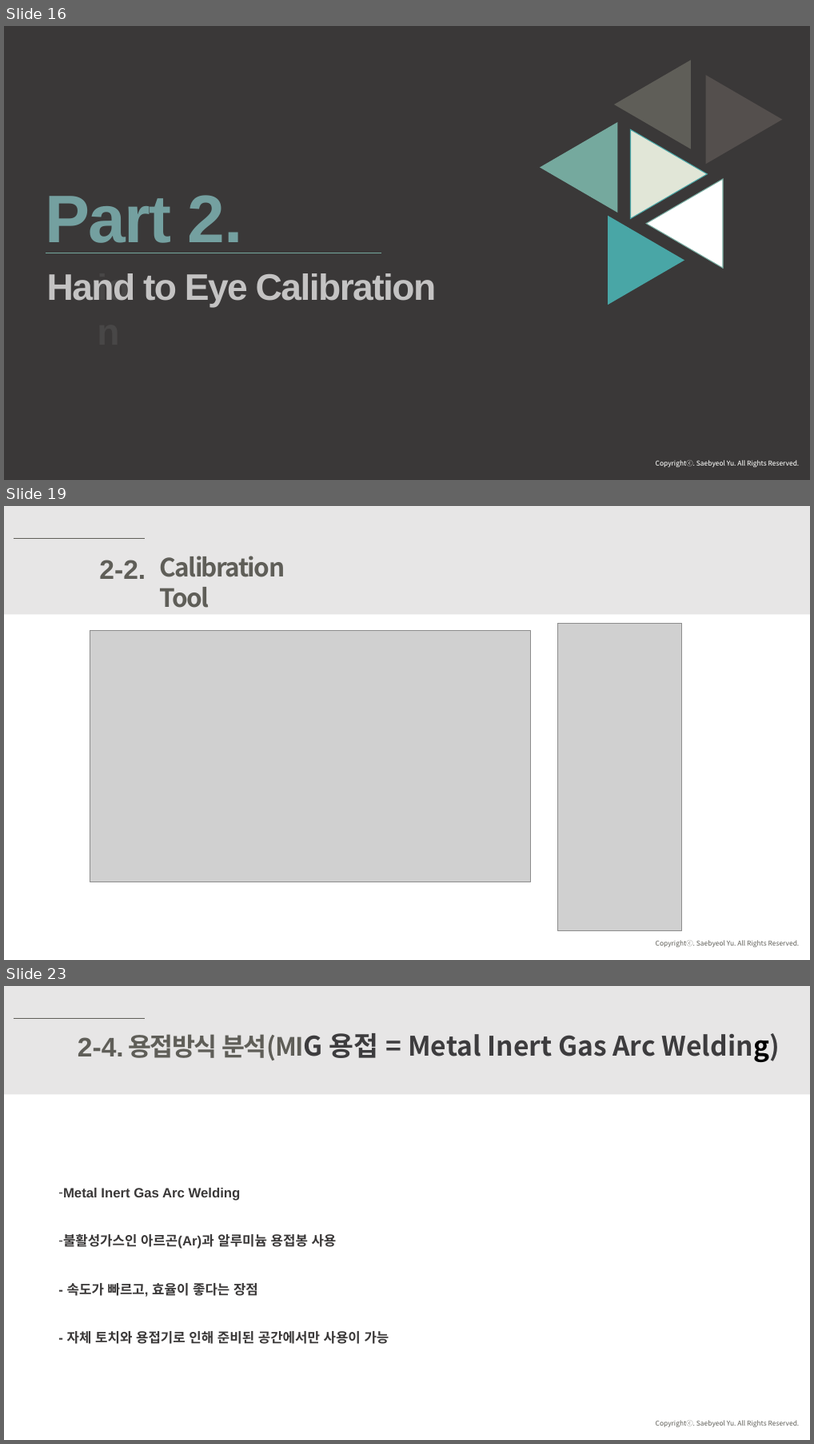
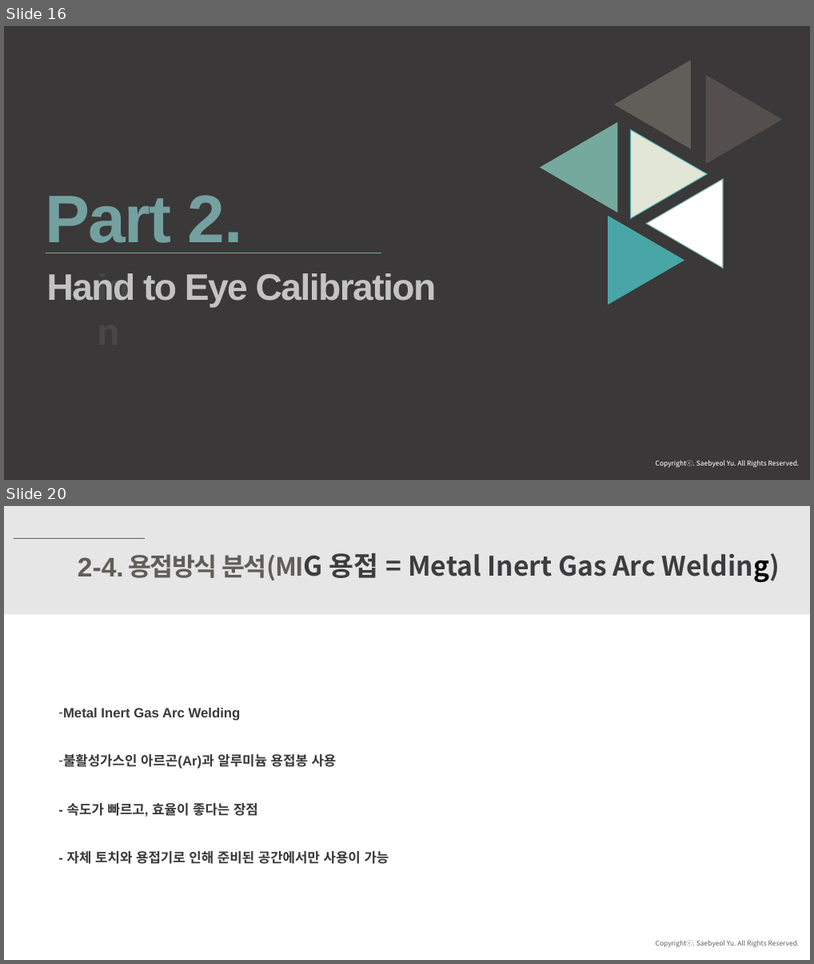
Before and after one commit to ssh6189/2021.05.28, a slide deck: 2021년 5월 28일 발표.pptx. Shown one above the other, each under a label of ours: slides 16, 19 and 23 before the commit, slides 16 and 20 after it; the slides between them are not shown. The pictures are 814x1444 and 814x964 pixels, drawn with LibreOffice and Linux fonts; fonts in the diff are those of the drawing; grey boxes stand for pictures. Boxes give left, top, right and bottom in pixels: in the first picture for what was removed or moved away, otherwise in the second. Text is boxed around its words. In the diff, an @@ line names an element or a change of style, - is before the commit and + after.

```diff
--- a/2021년 5월 28일 발표.pptx
+++ b/2021년 5월 28일 발표.pptx
@@ slide 19 removed at bbox=[4, 506, 810, 960], background #FFFFFF; not listed: 1 template element that a slide beside it also shows @@
@@ rectangle removed at bbox=[4, 506, 810, 614] @@
@@ line removed from (13, 539) to (145, 539) @@
@@ text removed at bbox=[99, 560, 146, 579] @@
-2-2.
@@ text removed at bbox=[160, 556, 286, 608] @@
-Calibration Tool
@@ picture removed at bbox=[558, 623, 682, 930] @@
@@ picture removed at bbox=[90, 630, 530, 881] @@
@@ what was slide 23 is now slide 20 @@
```
Also in this commit, not shown: 9 slides changed, 3 other slides removed.
